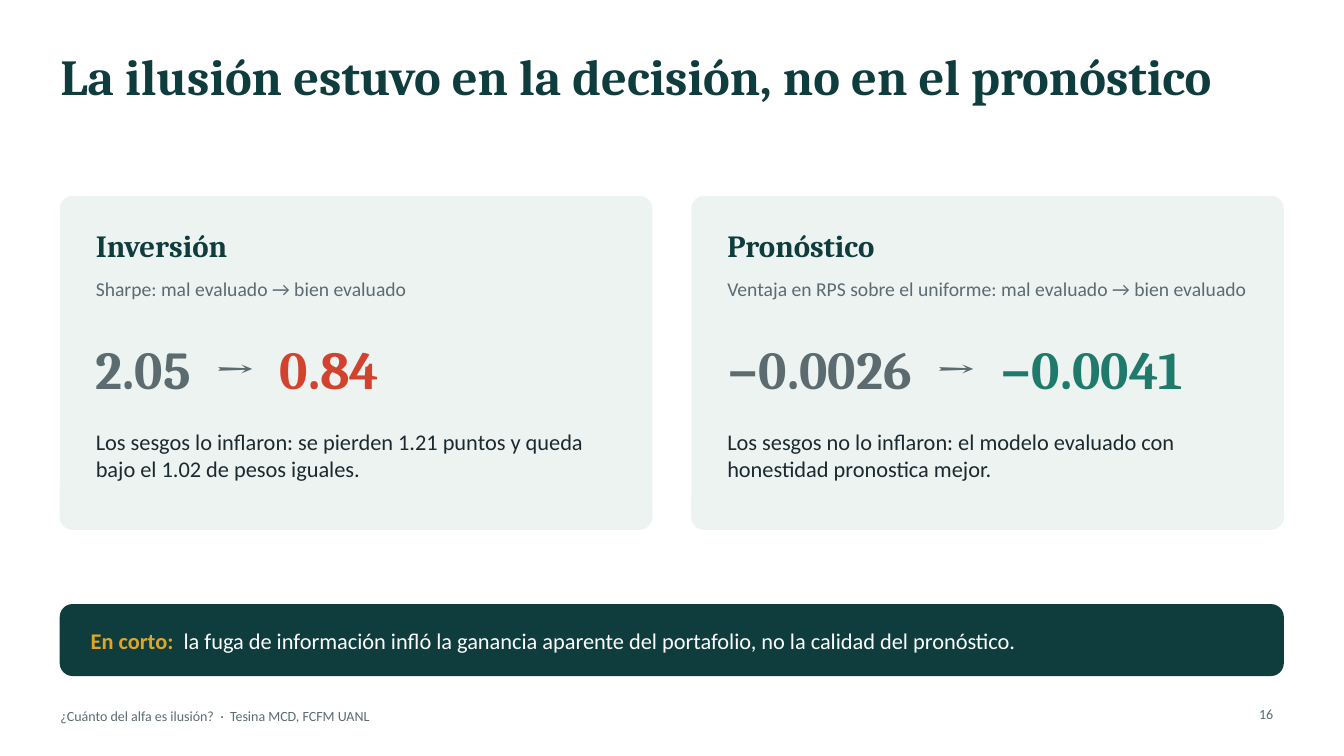
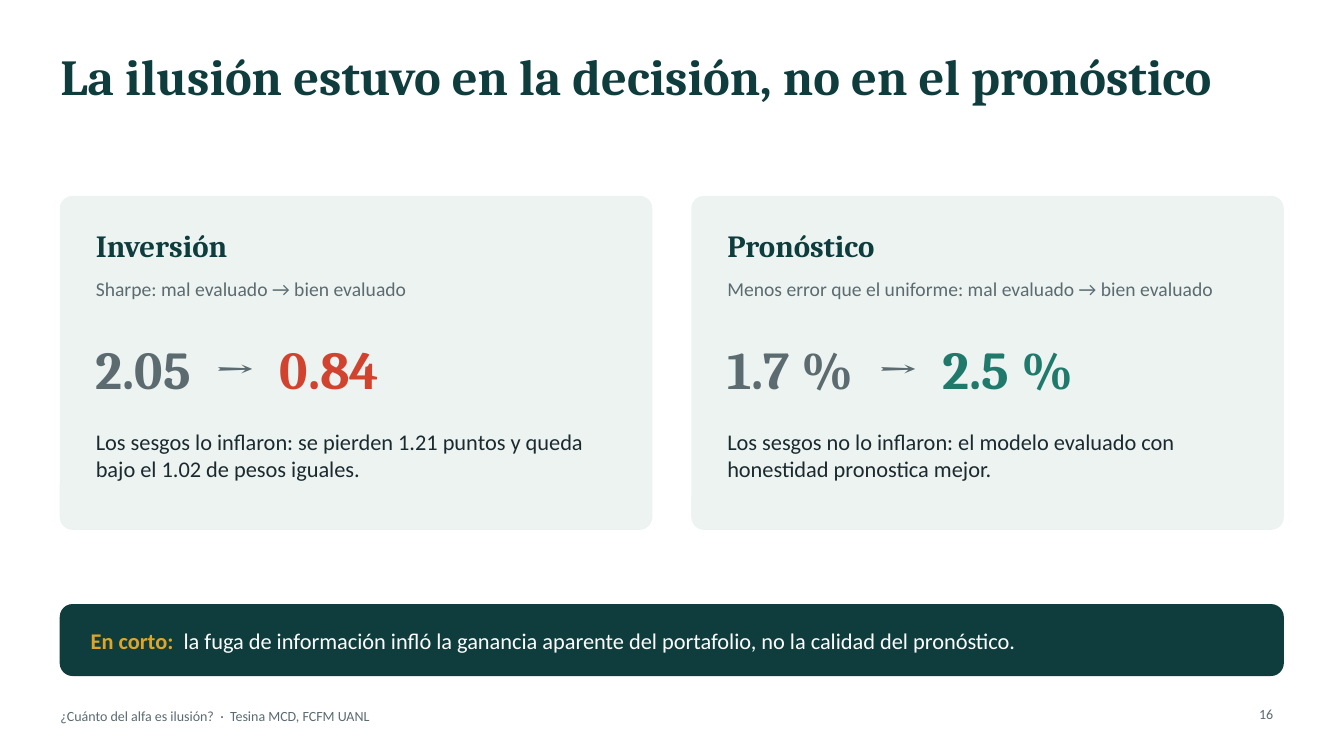
Before and after one commit to marcgym2/tesina-m6, a slide deck: slide 16 of thesis/slides/tesina_defensa.pptx. Drawn at 1344x756 pixels with LibreOffice and Linux fonts; fonts in the diff are those of the drawing. Boxes give left, top, right and bottom in pixels: in the first picture for what was removed or moved away, otherwise in the second. Text is boxed around its words. In the diff, an @@ line names an element or a change of style, - is before the commit and + after.

```diff
--- a/thesis/slides/tesina_defensa.pptx
+++ b/thesis/slides/tesina_defensa.pptx
@@ text at (727, 282, 1212, 299): text changed @@
-Ventaja en RPS sobre el uniforme: mal evaluado → bien evaluado
+Menos error que el uniforme: mal evaluado → bien evaluado
@@ text at (727, 353, 1009, 390): text changed @@
-−0.0026 → −0.0041
+1.7 % → 2.5 %
```
Also in this commit, not shown: 2 other slides changed, 2 other files.
